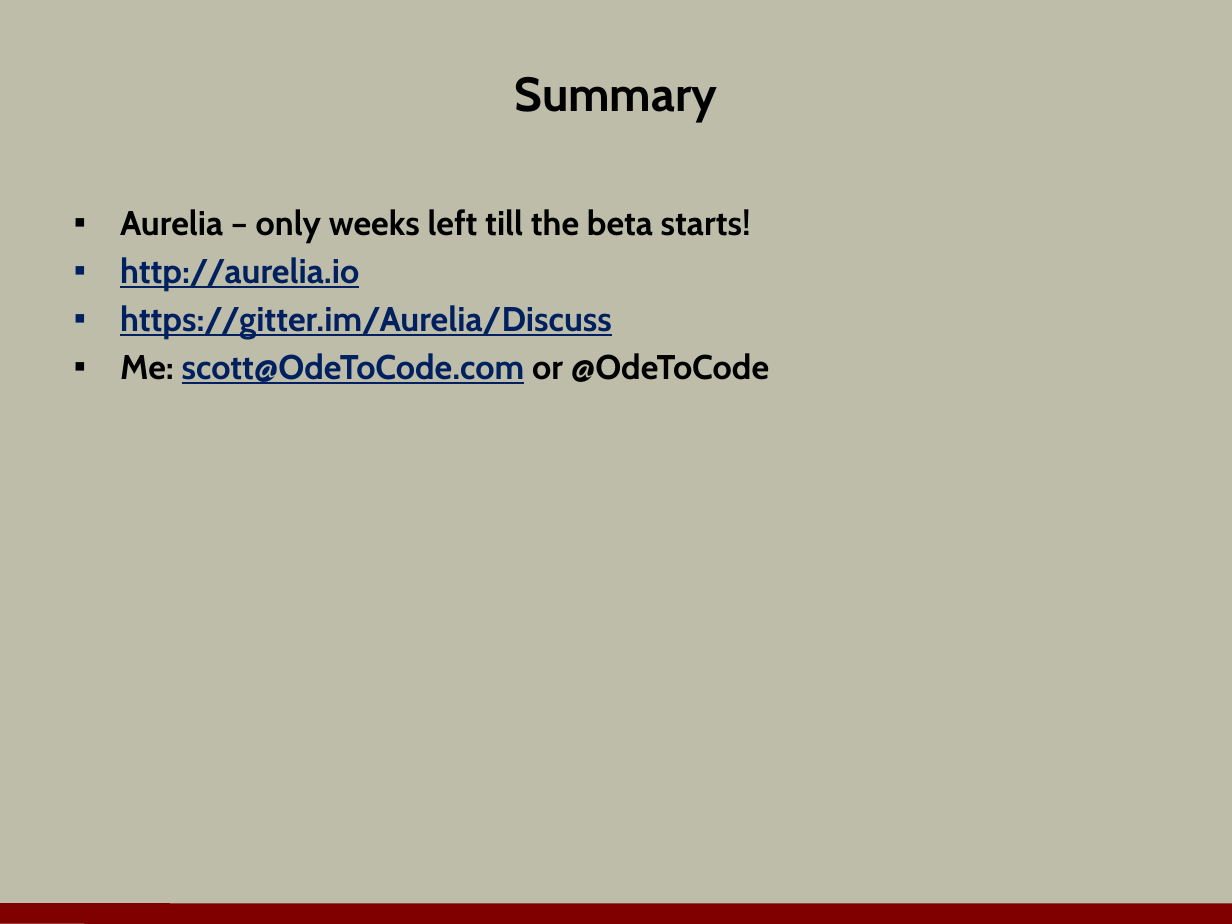
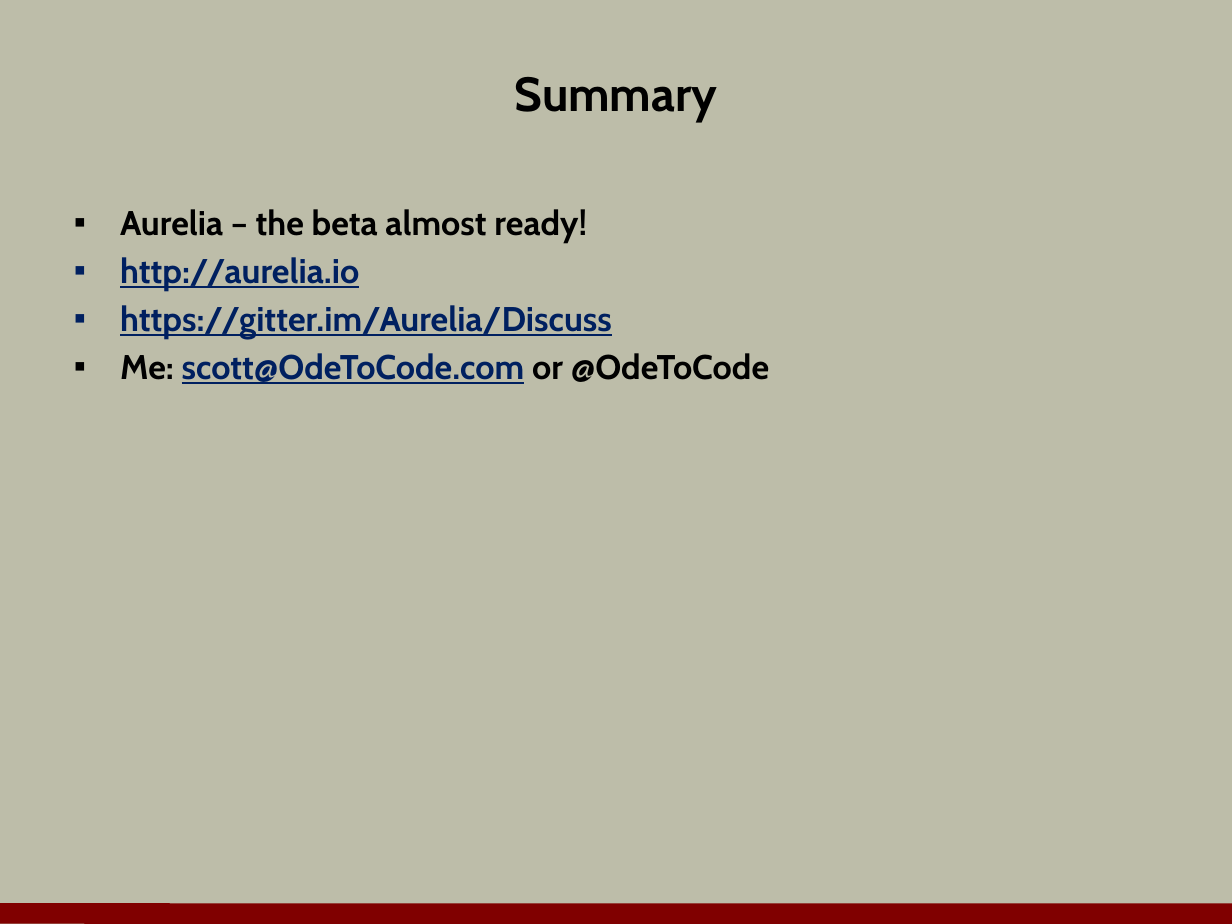
Before and after one commit to OdeToCode/classes, a slide deck: slide 26 of angularjs/slides/a1_aurelia.pptx. Drawn at 1232x924 pixels with LibreOffice and Linux fonts; fonts in the diff are those of the drawing; background and template pictures are left out. Boxes give left, top, right and bottom in pixels: in the first picture for what was removed or moved away, otherwise in the second. Text is boxed around its words. In the diff, an @@ line names an element or a change of style, - is before the commit and + after.

Commit message:
updated aurelia slides

```diff
--- a/angularjs/slides/a1_aurelia.pptx
+++ b/angularjs/slides/a1_aurelia.pptx
@@ text at (x1=120, y1=209, x2=587, y2=243): text changed @@
-▪ Aurelia – only weeks left till the beta starts!
+▪ Aurelia – the beta almost ready!
```
Also in this commit, not shown: 1 other slide changed.
